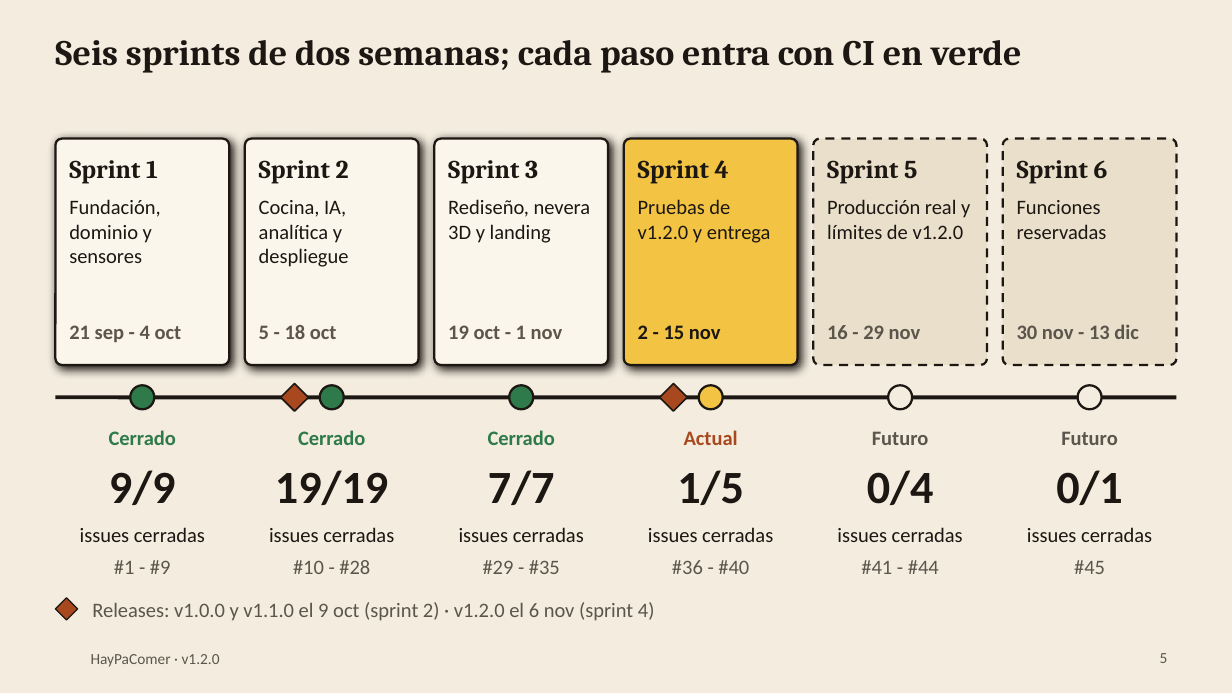
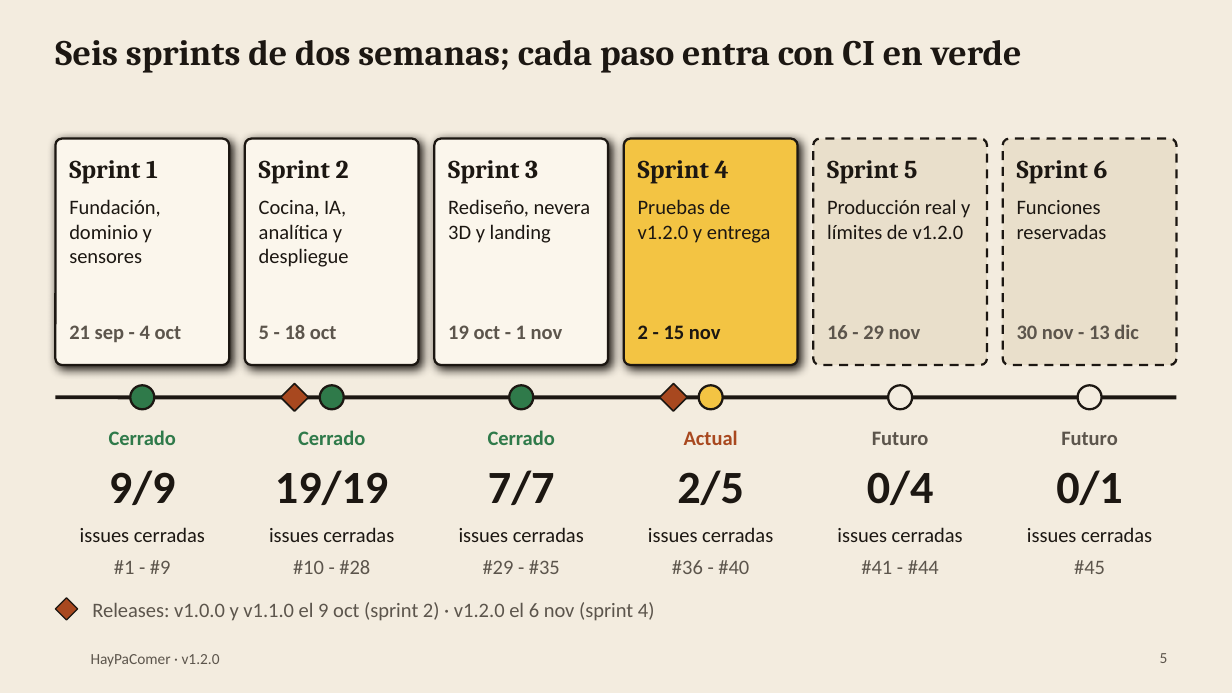
Before and after one commit to NicoalsD/HayPaComer-docs, a slide deck: slide 5 of presentacion/HayPaComer - Presentacion.pptx. Drawn at 1232x693 pixels with LibreOffice and Linux fonts; fonts in the diff are those of the drawing; background and template pictures are left out. Boxes give left, top, right and bottom in pixels: in the first picture for what was removed or moved away, otherwise in the second. Text is boxed around its words. In the diff, an @@ line names an element or a change of style, - is before the commit and + after.

```diff
--- a/presentacion/HayPaComer - Presentacion.pptx
+++ b/presentacion/HayPaComer - Presentacion.pptx
@@ text at [677, 470, 744, 505]: text changed @@
-1/5
+2/5
```
Also in this commit, not shown: 2 other slides changed, 8 other files.
